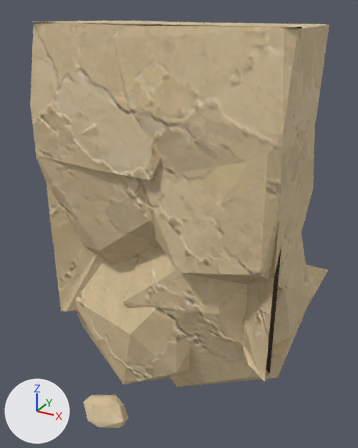
Before and after pictures for a commit that changed the glTF model assets/custom/models/ground_modules/ground_bottom_edge_04.glb.
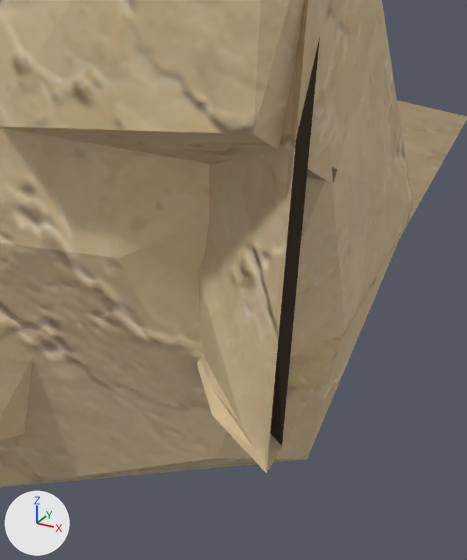
Each version is shown whole from a camera (50 mm lens) standing at (1.43, -1.46, 0.96) and looking at (0.39, 0.44, 0.02), then close up on the part from 51% to 92% of the width and 52% to 91% of the height. Lighting does not change. The marker at lower left points along +X, +Y and +Z. The older version's two pictures come first.

The first close-up shows 'GroundBottomEdge04_Body'.
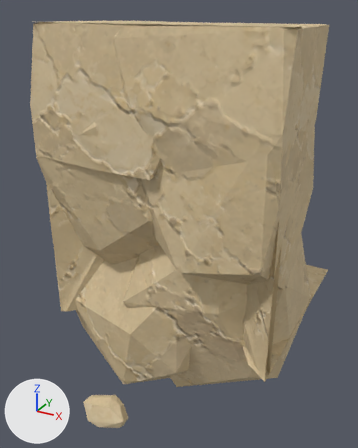
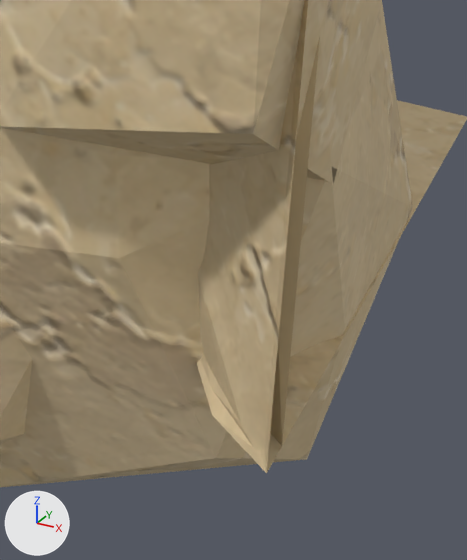
Location of each change, [x1, y1, x2, y2] in pixels of the close-ups (467 x 560 px):
```json
{"object": "GroundBottomEdge04_Body", "change": "recoloured", "before": [267, 39, 322, 447], "after": [267, 39, 322, 447], "on screen": "lighter"}
```

The change, as JSON lines over the scene's bpy script:
```json
{"op": "set", "path": "mat_groundmodulerecess.base_color", "old": "(0.06, 0.045, 0.032)", "new": "(0.61, 0.48, 0.28)", "note": "brown #453c32 -> beige #cdb890"}
```
